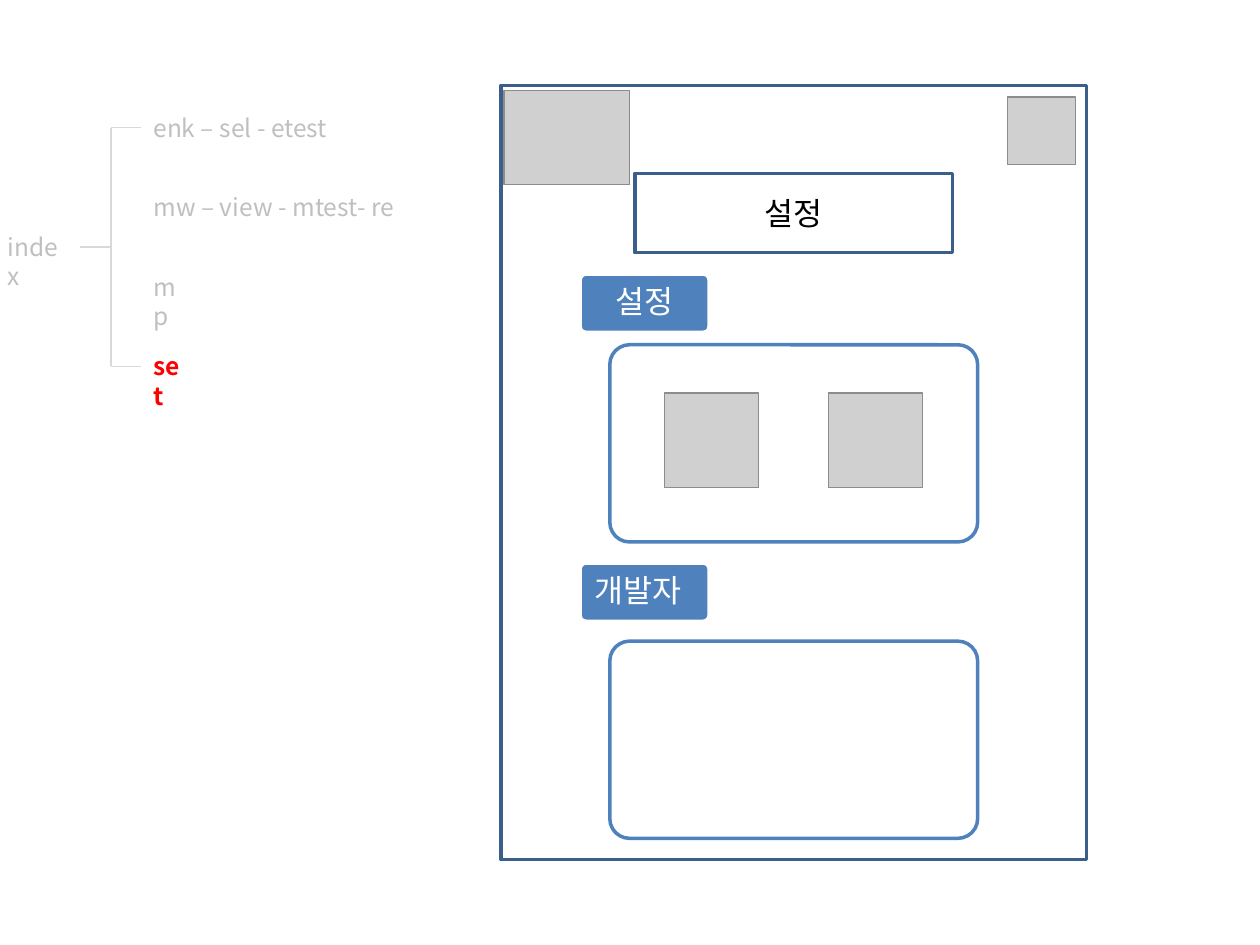
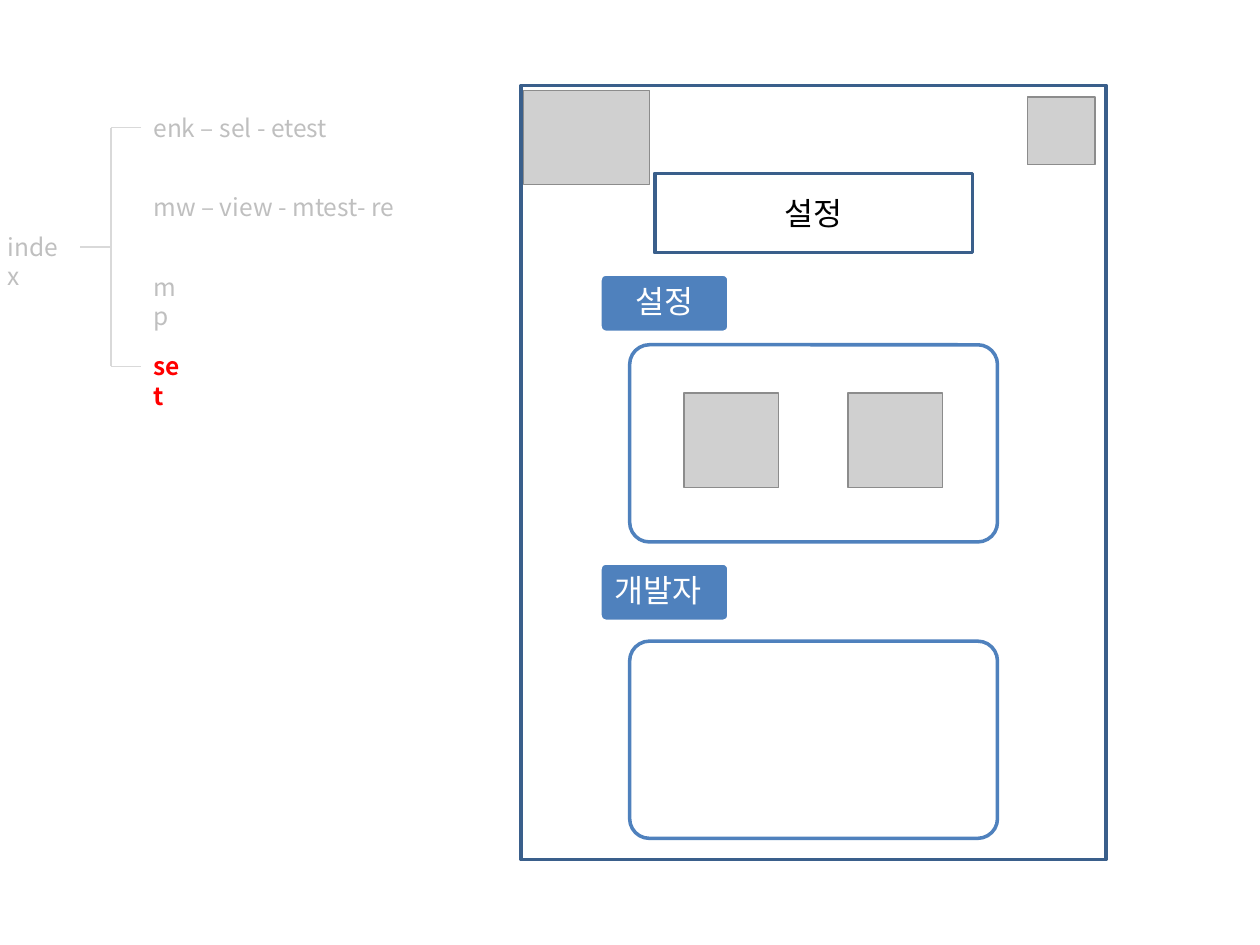
Before and after one commit to Hline/WordWorld, a slide deck: slide 9 of Word World.pptx (slide 10 before the commit). Drawn at 1260x945 pixels with LibreOffice and Linux fonts; fonts in the diff are those of the drawing; grey boxes stand for pictures. Boxes give left, top, right and bottom in pixels: in the first picture for what was removed or moved away, otherwise in the second. Text is boxed around its words. In the diff, an @@ line names an element or a change of style, - is before the commit and + after.

```diff
--- a/Word World.pptx
+++ b/Word World.pptx
@@ 4 pictures, 4 rounded rectangles, 2 rectangles moved together from (x1=501, y1=86, x2=1087, y2=859) to (x1=520, y1=86, x2=1106, y2=859) @@
```
Also in this commit, not shown: 6 other slides changed, 1 slide removed, 1 other file.
